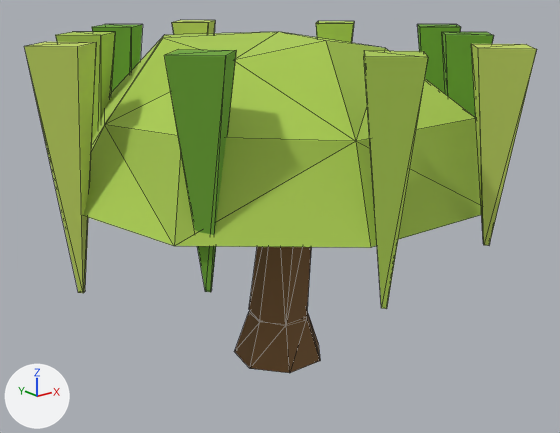
The glTF model game/assets/models/nature/tree_willow_2.glb as it was, and as the next commit left it.
Both versions are drawn from a 50 mm lens placed at (-6.05, -7.58, 4.89), pointed at (-0.05, -0.08, 1.88). The lights are fixed; the arrows at lower left show +X, +Y and +Z. The picture after the commit comes second. Mesh edges are drawn as thin lines. Objects named as collision shapes, trigger or cutter boxes, shadow casters or lower levels of detail are left out. Where no turn or scale is listed for an object, it has been applied to the vertices. Vertices at exactly the same position are counted once.

Objects in the first picture: 'tree_willow_2'.
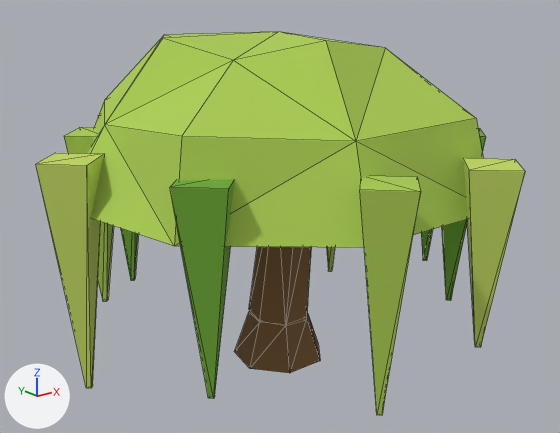
Pixel boxes (x1, y1, x2, y2) of what changed, in the pictures (560 x 433 px; the box of a moved part takes in the faces that stretch with it):
'tree_willow_2', reshaped (8% taller)
    before: (24, 20, 537, 373)
    after: (36, 32, 525, 415)
part 1 of me_tree_willow_2, moved or reshaped
    before: (55, 32, 115, 141)
    after: (64, 127, 114, 301)
part 2 of me_tree_willow_2, moved or reshaped
    before: (316, 21, 354, 43)
    after: (327, 247, 335, 271)
part 3 of me_tree_willow_2, moved or reshaped
    before: (364, 51, 428, 309)
    after: (360, 176, 421, 415)
part 4 of me_tree_willow_2, moved or reshaped
    before: (92, 24, 143, 92)
    after: (98, 115, 138, 280)
part 5 of me_tree_willow_2, moved or reshaped
    before: (417, 24, 461, 94)
    after: (421, 229, 433, 261)
part 6 of me_tree_willow_2, moved or reshaped
    before: (164, 50, 236, 292)
    after: (170, 179, 235, 399)
part 7 of me_tree_willow_2, moved or reshaped
    before: (442, 32, 494, 118)
    after: (442, 128, 486, 301)
part 8 of me_tree_willow_2, moved or reshaped (not visible afterwards)
    before: (172, 20, 215, 35)
part 9 of me_tree_willow_2, moved or reshaped
    before: (24, 42, 96, 293)
    after: (36, 153, 104, 388)
part 10 of me_tree_willow_2, moved or reshaped
    before: (471, 44, 537, 246)
    after: (463, 158, 525, 347)

Edits to the bpy script that builds the scene:
```text
Change me_tree_willow_2:
    where me_tree_willow_2.from_pydata(...)  # 136 vertices, 213 faces; spans x -3.1..3.03, y -3.19..3.15, z -0.1..4.22
    used by ob_tree_willow_2; location = (0.0, 0.0, 0.0)
    me_tree_willow_2 part 1: the loose piece of 8 vertices spanning x -2.25..-1.46, y 1.03..1.81, z 1.9..4.19 is moved by (0.0, 0.0, -1.21)
    me_tree_willow_2 part 2: the loose piece of 8 vertices spanning x 1.66..2.44, y 0.83..1.61, z 1.44..4.19 is moved by (0.0, 0.0, -1.21)
    me_tree_willow_2 part 3: the loose piece of 8 vertices spanning x -1.16..-0.38, y -3.04..-2.26, z 1.7..4.19 is moved by (0.0, 0.0, -1.21)
    me_tree_willow_2 part 4: the loose piece of 8 vertices spanning x -1.26..-0.48, y 2.11..2.89, z 1.61..4.19 is moved by (0.0, 0.0, -1.21)
    me_tree_willow_2 part 5: the loose piece of 8 vertices spanning x 2.25..3.03, y -0.65..0.13, z 1.92..4.19 is moved by (0.0, 0.0, -1.21)
    me_tree_willow_2 part 6: the loose piece of 8 vertices spanning x -2.48..-1.69, y -1.86..-1.08, z 1.84..4.19 is moved by (0.0, 0.0, -1.21)
    me_tree_willow_2 part 7: the loose piece of 8 vertices spanning x 1.35..2.13, y -1.86..-1.08, z 1.91..4.19 is moved by (0.0, 0.0, -1.21)
    me_tree_willow_2 part 8: the loose piece of 8 vertices spanning x 0.15..0.93, y 2.36..3.15, z 1.59..4.19 is moved by (0.0, 0.0, -1.21)
    me_tree_willow_2 part 9: the loose piece of 8 vertices spanning x -3.1..-2.32, y -0.2..0.58, z 1.44..4.19 is moved by (0.0, 0.0, -1.21)
    me_tree_willow_2 part 10: the loose piece of 8 vertices spanning x 0.24..1.02, y -3.19..-2.4, z 2.1..4.19 is moved by (0.0, 0.0, -1.21)
```
